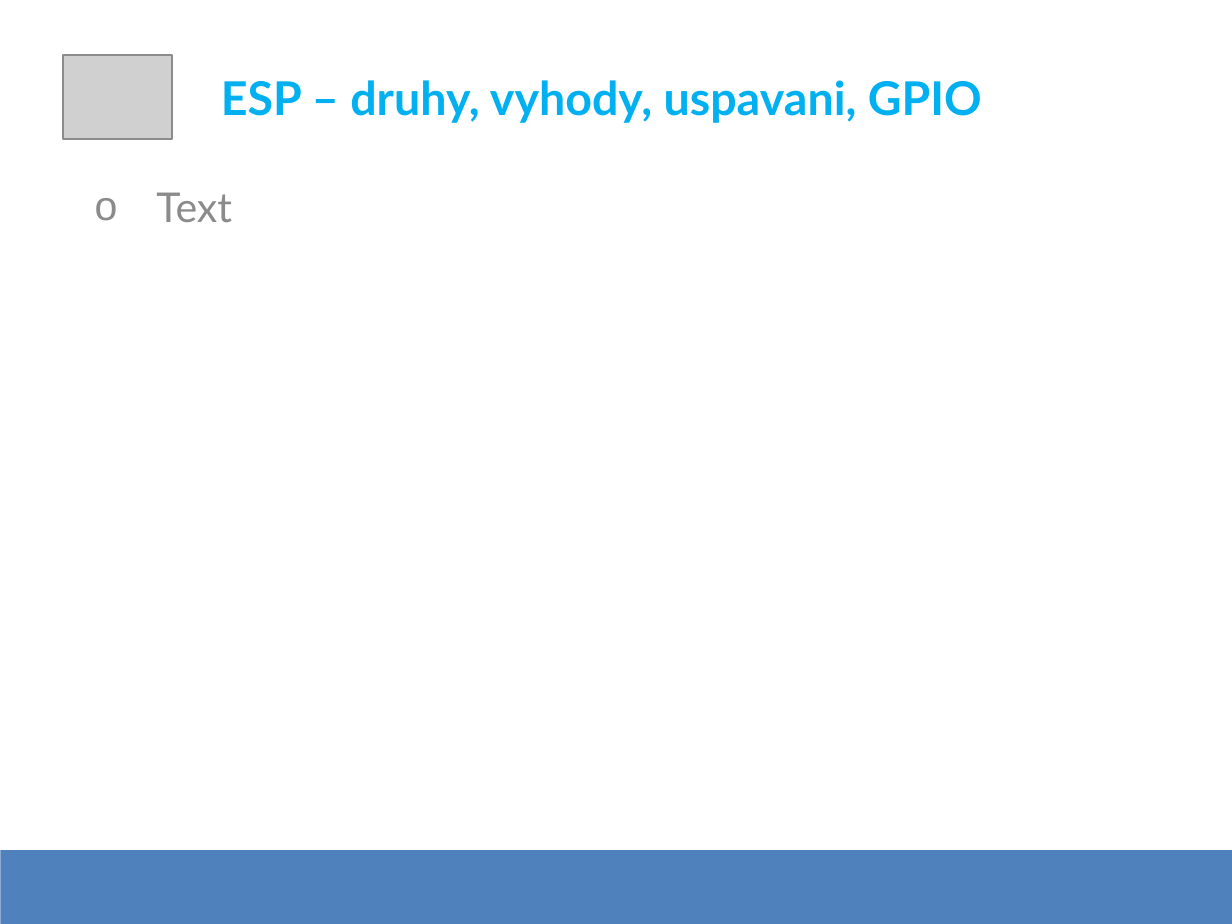
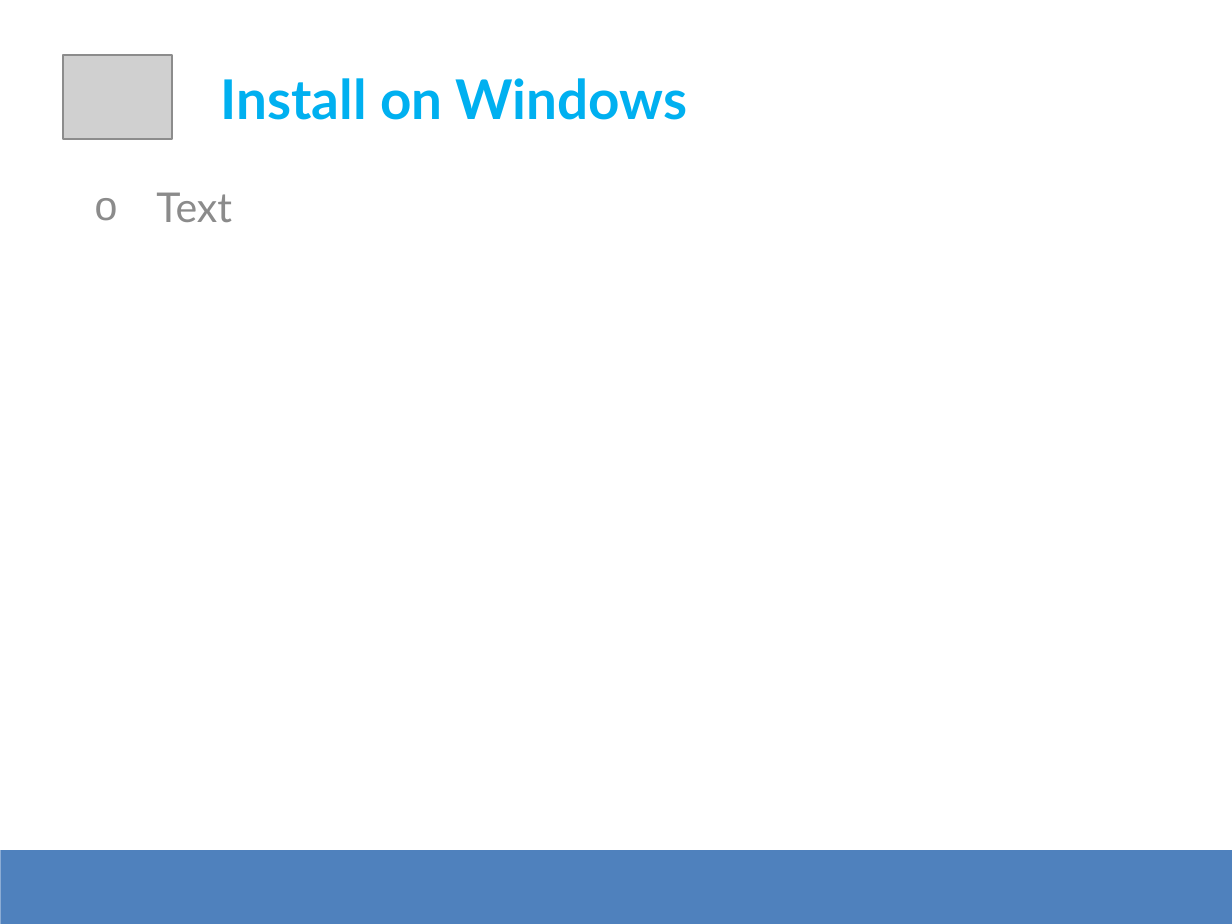
Before and after one commit to apolo-11/es-workshop-esp8266, a slide deck: slide 11 of DevSession - ESP8266.pptx (slide 9 before the commit). Drawn at 1232x924 pixels with LibreOffice and Linux fonts; fonts in the diff are those of the drawing; grey boxes stand for pictures. Boxes give left, top, right and bottom in pixels: in the first picture for what was removed or moved away, otherwise in the second. Text is boxed around its words. In the diff, an @@ line names an element or a change of style, - is before the commit and + after.

```diff
--- a/DevSession - ESP8266.pptx
+++ b/DevSession - ESP8266.pptx
@@ text at (221, 78, 687, 120): text changed; size 27.2 to 32 pt @@
-ESP – druhy, vyhody, uspavani, GPIO
+Install on Windows
```
Also in this commit, not shown: 3 other slides changed, 5 slides added, 2 slides removed.
